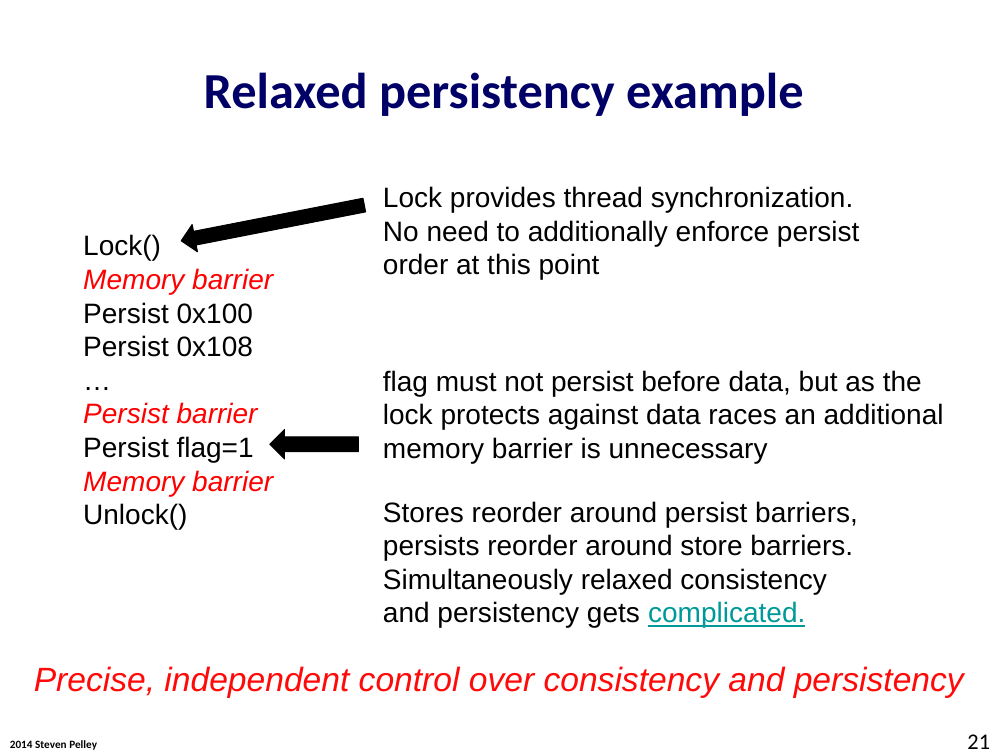
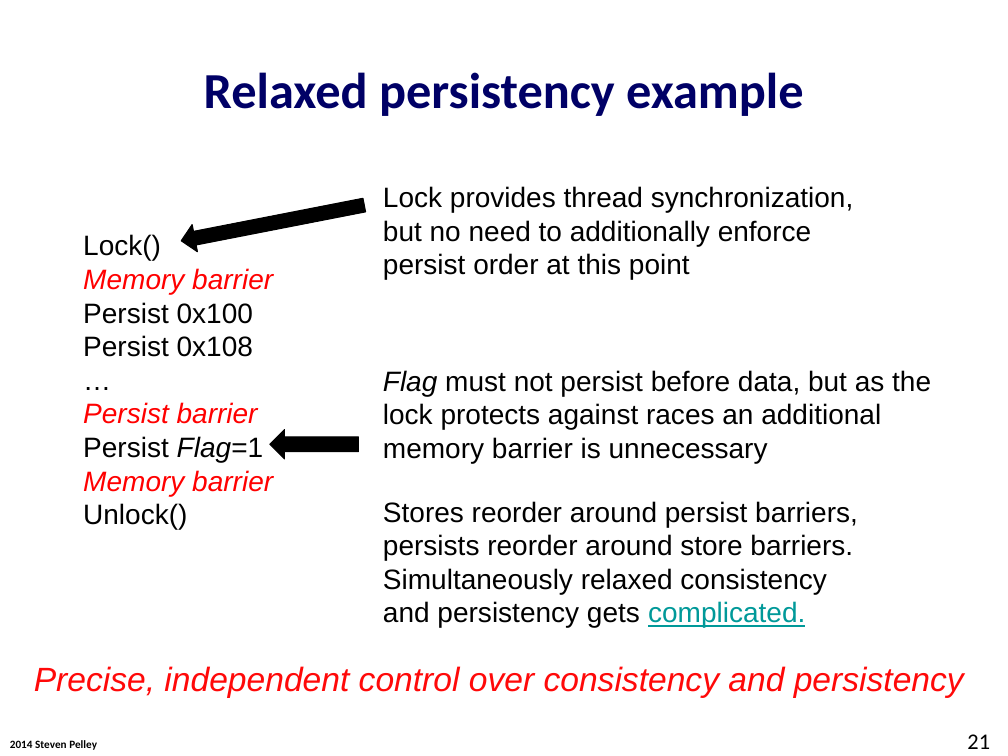
Before and after one commit to Abulila/dissertation, a slide deck: slide 21 of proposal/defense.pptx. Drawn at 1008x756 pixels with LibreOffice and Linux fonts; fonts in the diff are those of the drawing; background and template pictures are left out. Boxes give left, top, right and bottom in pixels: in the first picture for what was removed or moved away, otherwise in the second. Text is boxed around its words. In the diff, an @@ line names an element or a change of style, - is before the commit and + after.

```diff
--- a/proposal/defense.pptx
+++ b/proposal/defense.pptx
@@ text at box(383, 186, 853, 280): text changed @@
-Lock provides thread synchronization. No need to additionally enforce persist order at this point
+Lock provides thread synchronization, but no need to additionally enforce persist order at this point
@@ text at box(383, 370, 931, 463): text changed @@
-flag must not persist before data, but as the lock protects against data races an additional memory barrier is unnecessary
+Flag must not persist before data, but as the lock protects against races an additional memory barrier is unnecessary
@@ text at box(83, 402, 263, 462): text changed @@
-Persist flag=1
+Persist Flag=1
```
Also in this commit, not shown: 18 other slides changed, 1 slide removed.
